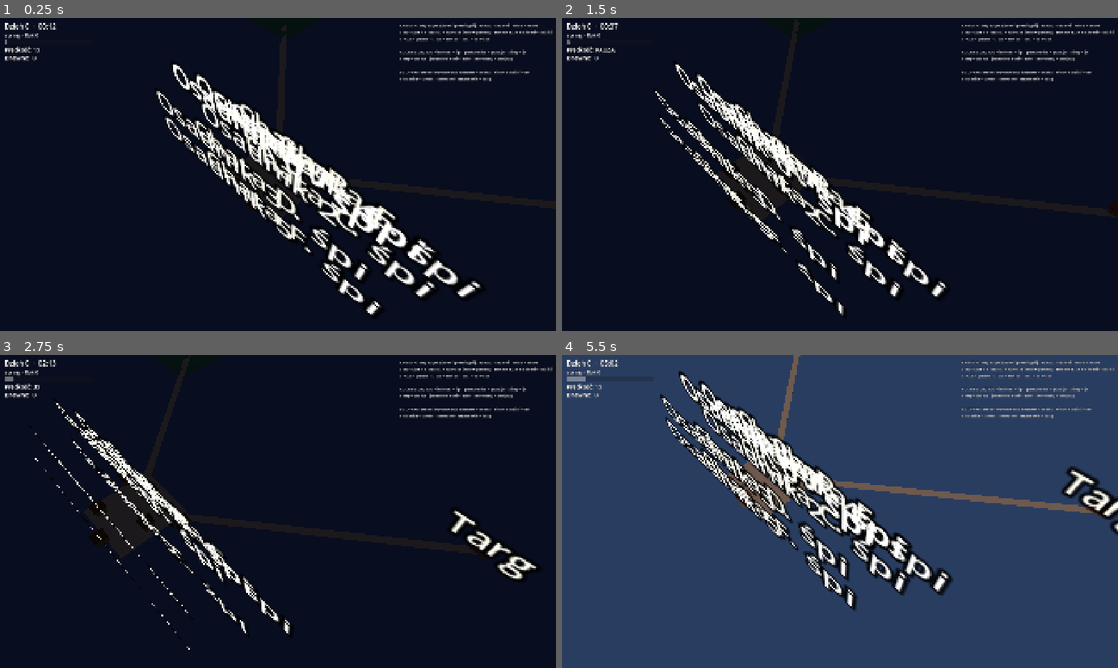
Above: before the commit, frames 1-4 (two rows, left to right).
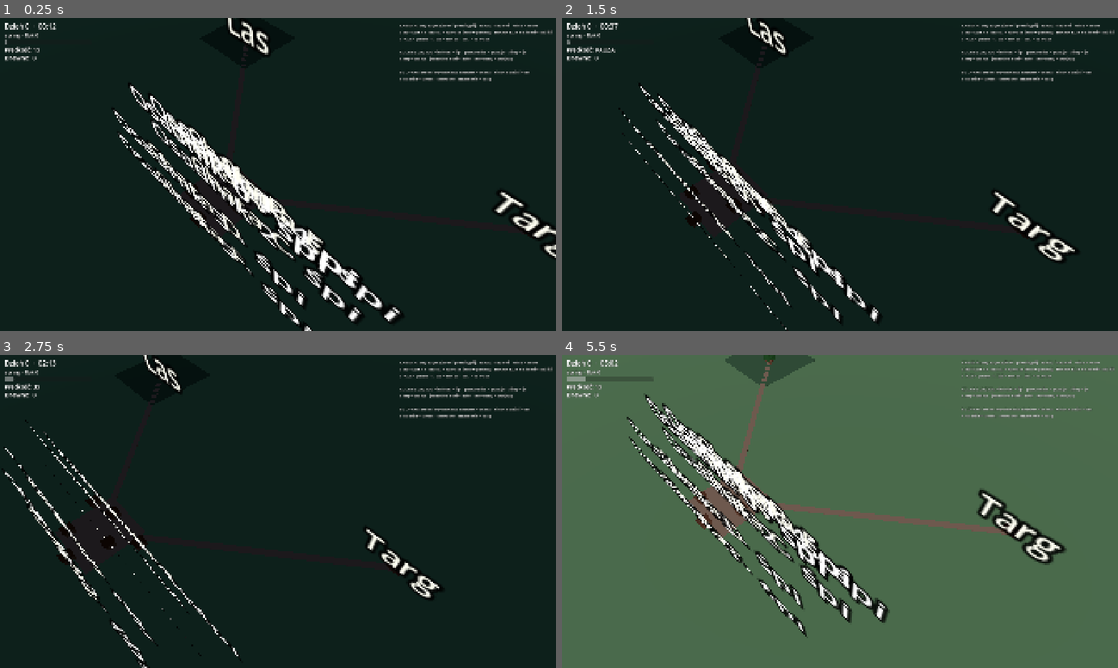
Above: after the commit, the same moments.

Repository: dwdzdc/dynastia
Game: Godot game, scene res://game/main.tscn
The game is run twice, just before and just after one commit, with the same random seed, the same clock (stepped at 60 frames per second) and the same inputs.
Inputs (mouse positions are in pixels of both pictures, inside the frame that each line leads up to):
- Up to frame 1 (0.25 s): no input
- Up to frame 2 (1.5 s): tap Enter at 0.5 s; move the mouse to (962, 158) at 0.52 s; hold D 0.53-1.25 s; tap 1 at 0.6 s; click (962, 158) at 0.67 s; tap Space at 0.77 s; drag from (728, 190) to (812, 237) at 1.27 s
- Up to frame 3 (2.75 s): tap Space at 2 s; move the mouse to (333, 442) at 2.02 s; hold D from 2.03 s (still down); tap 3 at 2.1 s
- Up to frame 4 (5.5 s): release D at 2.75 s; drag from (812, 574) to (673, 464) at 2.77 s; tap Enter at 3.5 s; move the mouse to (1006, 558) at 3.52 s; hold A 3.53-4.25 s; tap 2 at 3.6 s; tap Space at 3.77, 5 s; drag from (673, 464) to (756, 433) at 4.27 s; move the mouse to (867, 511) at 5.02 s; hold S from 5.03 s (still down); tap 1 at 5.1 s; click (867, 511) at 5.17 s

The runs differ from the first frame. In frame 1, 16% of the frame differs, in the area x 20-100%, y 0-100%; in frame 2, 11%; in frame 3, 7.3%; in frame 4, 98%, in the area x 0-100%, y 0-100%.

Commit message:
Porzadki: teren jako plaski BoxMesh (naprawa znikajacego swiata), kamera na srodku mapy, czyste narzedzie screenshot, notatka handoff

Diff:
--- a/game/gfx3d.gd
+++ b/game/gfx3d.gd
@@ -81,6 +81,7 @@
 	var mi := MeshInstance3D.new()
 	var pm := PlaneMesh.new()
 	pm.size = size
+	pm.flip_faces = true  # PlaneMesh patrzy w -Y; od góry chcemy widzieć przednią ścianę
 	pm.material = mat(color)
 	mi.mesh = pm
 	return mi
--- a/game/main.gd
+++ b/game/main.gd
@@ -34,7 +34,7 @@
 var _selected_node: Node3D = null
 
 var cam_target := Vector3.ZERO
-var cam_dist := 100.0
+var cam_dist := 120.0
 var _manual_target: Vector2
 var _has_manual_target := false
 var _dragging := false
@@ -72,8 +72,8 @@
 
 	camera.make_current()
 	camera.fov = 50.0
-	var vc := _village_center()
-	cam_target = Vector3(vc.x * S, 0.0, vc.y * S)
+	var ws: Array = map_data["world_size"]
+	cam_target = Vector3(float(ws[0]) * 0.5 * S, 0.0, float(ws[1]) * 0.5 * S)
 	_update_camera()
 
 
@@ -101,9 +101,13 @@
 # --- Budowa świata 3D ---
 
 func _build_world() -> void:
-	var size: Array = map_data["world_size"]
-	var ground := Gfx3D.plane(Vector2(float(size[0]) * S, float(size[1]) * S), GRASS)
-	ground.rotation_degrees = Vector3(-90, 0, 0)
+	var ws: Array = map_data["world_size"]
+	var cx := float(ws[0]) * 0.5 * S
+	var cz := float(ws[1]) * 0.5 * S
+	# Duży teren (trawa) — płaski box zamiast PlaneMesh (orientacja PlaneMesh sprawiała,
+	# że teren stał pionowo/cullowany i kadr zalewał niebem). Box renderuje się pewnie.
+	var ground := Gfx3D.box(Vector3(1400.0, 0.5, 1400.0), GRASS)
+	ground.position = Vector3(cx, -0.25, cz)
 	world_root.add_child(ground)
 
 	var forest := _pos("forest")
--- /dev/null
+++ b/tools/screenshot.gd
@@ -0,0 +1,45 @@
+## tools/screenshot.gd — narzędzie deweloperskie.
+## Odpala grę na prawdziwym wyświetlaczu (nie działa z --headless), zapisuje 3 zrzuty
+## do /tmp/opencode/ i kończy. Do szybkiego podglądu kadru przez dewelopera.
+## Uruchomienie:  godot --audio-driver Dummy -s res://tools/screenshot.gd
+extends SceneTree
+
+var game: Node
+
+
+func _initialize() -> void:
+	game = (load("res://game/main.tscn") as PackedScene).instantiate()
+	root.add_child(game)
+	_shoot()
+
+
+func _shoot() -> void:
+	for i in 20:
+		await process_frame
+
+	# południe, żeby kadr był dzienny i czytelny
+	game.world.clock.set_time(0, 0.5)
+
+	game.cam_target = Vector3(96, 0, 72); game.cam_dist = 120  # cała mapa
+	for i in 8:
+		await process_frame
+	_save("dynastia_overview.png")
+
+	game.cam_target = Vector3(26.4, 0, 24); game.cam_dist = 45  # las
+	for i in 8:
+		await process_frame
+	_save("dynastia_forest.png")
+
+	game.cam_target = Vector3(88.8, 0, 91.2); game.cam_dist = 58  # wioska
+	for i in 8:
+		await process_frame
+	_save("dynastia_village.png")
+
+	print("DONE")
+	quit()
+
+
+func _save(fname: String) -> void:
+	var img := root.get_texture().get_image()
+	img.save_png("/tmp/opencode/" + fname)
+	print("SAVED " + fname + " " + str(img.get_size()))
Not shown, added: tools/screenshot.gd.uid
Not shown, changed: progress.md
